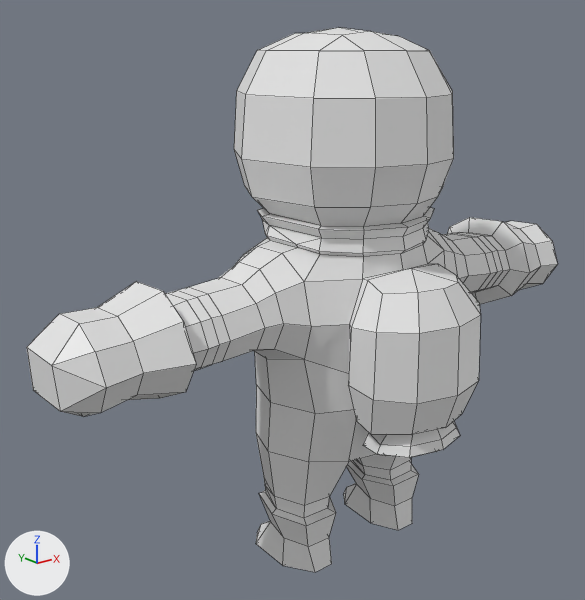
Renders of the FBX model Project/Assets/Models/Magmanaut.fbx from each side of a commit.
Before and after are seen from a 50 mm camera at (-1.209, -1.336, 1.169) aimed at (-0.106, 0.043, 0.617). Lighting does not change. The marker at lower left points along +X, +Y and +Z. Mesh edges are drawn as thin lines. Materials are left out; every surface is plain grey. Where no turn or scale is listed for an object, it has been applied to the vertices.

The older version as bpy lines, for what is in view:
```python
me_mesh = bpy.data.meshes.new('Mesh')
me_mesh.from_pydata(...)  # 628 vertices, 675 faces; spans x -0.724..0.724, y -0.311..0.311, z -0.602..0.602
# faces by material slot: [621, 54]
me_mesh.materials.append(mat_lambert1)
me_mesh.materials.append(mat_blinn1)
ob_pcube1 = bpy.data.objects.new('pCube1', me_mesh)
ob_pcube1.location = (0.003, -0.048, 0.605)
```
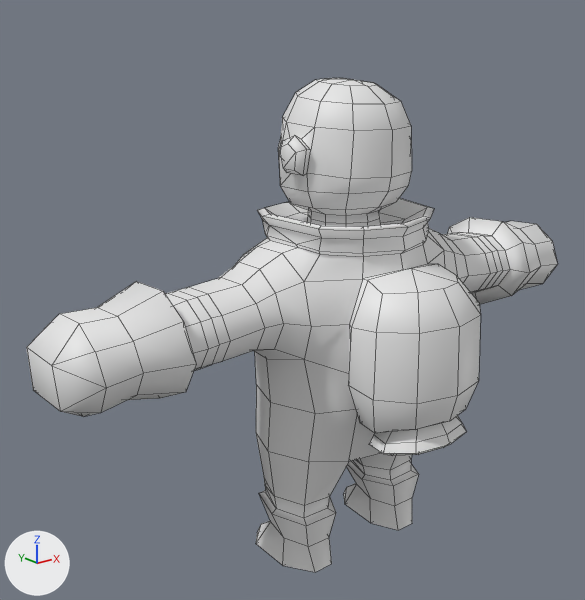
What the commit changed:
me_mesh is used by ob_pcube1; location (0.003, -0.048, 0.605).
me_mesh had 628 vertices, 675 faces and spanned x -0.724..0.724, y -0.311..0.311, z -0.602..0.602.
me_mesh now has 576 vertices, 618 faces and spans x -0.724..0.724, y -0.311..0.262, z -0.602..0.5.
Part 1, on me_mesh:
62 vertices are removed from x -0.242..0.242, y -0.199..0.311, z 0.261..0.602.
80 faces are deleted.
12 vertices move from x -0.031..0.031, y 0.185..0.227, z 0.318..0.386 to x -0.028..0.028, y 0.185..0.217, z 0.318..0.386.
10 vertices are added at x -0.021..0.021, y 0.192..0.228, z 0.319..0.415.
23 new faces join them.
Part 2, on me_mesh:
3 vertices in x -0.096..0.096, y -0.207..-0.127, z -0.265..-0.261 move by (0.0, -0.019, 0.008).
44 vertices move from x -0.138..0.138, y -0.284..-0.135, z -0.264..-0.196 to x -0.138..0.138, y -0.298..-0.151, z -0.264..-0.177.
me_mesh part 3: the surface is now shaded smooth.

Where the change shows, as pixel boxes [x1, y1, x2, y2] in the pictures (585 x 600 px; the box of a moved part takes in the faces that stretch with it):
'pCube1', reshaped (9% shorter)
    before: [27, 28, 558, 572]
    after: [27, 78, 558, 572]
part 1 of me_mesh, cut back
    before: [234, 28, 454, 227]
part 2 of me_mesh, moved or reshaped
    before: [348, 381, 478, 458]
    after: [348, 381, 478, 455]
